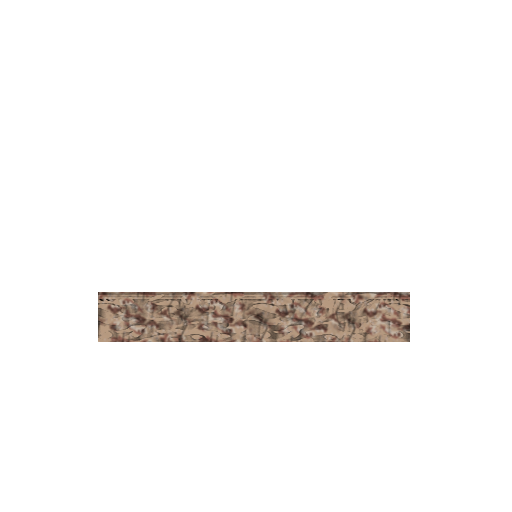
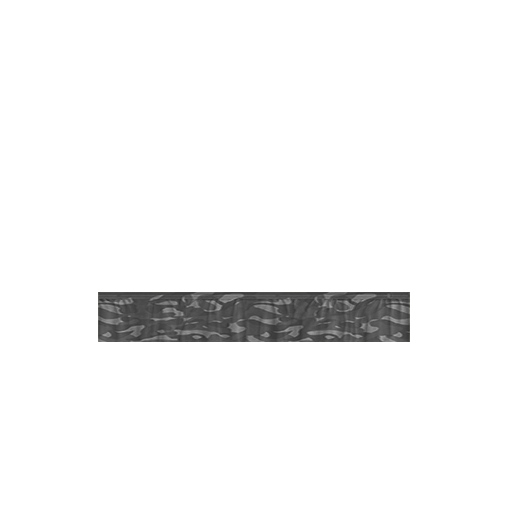
Layered file, before and after one edit (w=512, h=512). Changes by layer:
showed group "pleated_camo3" (2 layers) over [98, 292, 410, 342]
hid group "pleated_camo2" (3 layers) over [98, 292, 410, 342]
removed layer "图层 3 copy" (was multiply) from group "pleated_camo2" over [98, 292, 410, 342]
renamed "图层 1 copy 2" to "pattern", hid it over [98, 292, 410, 342]
"图层 3": blend normal → color, painted on it over [98, 292, 410, 342]
hid group "pleated_camo1" (1 layers) over [98, 292, 410, 342]
